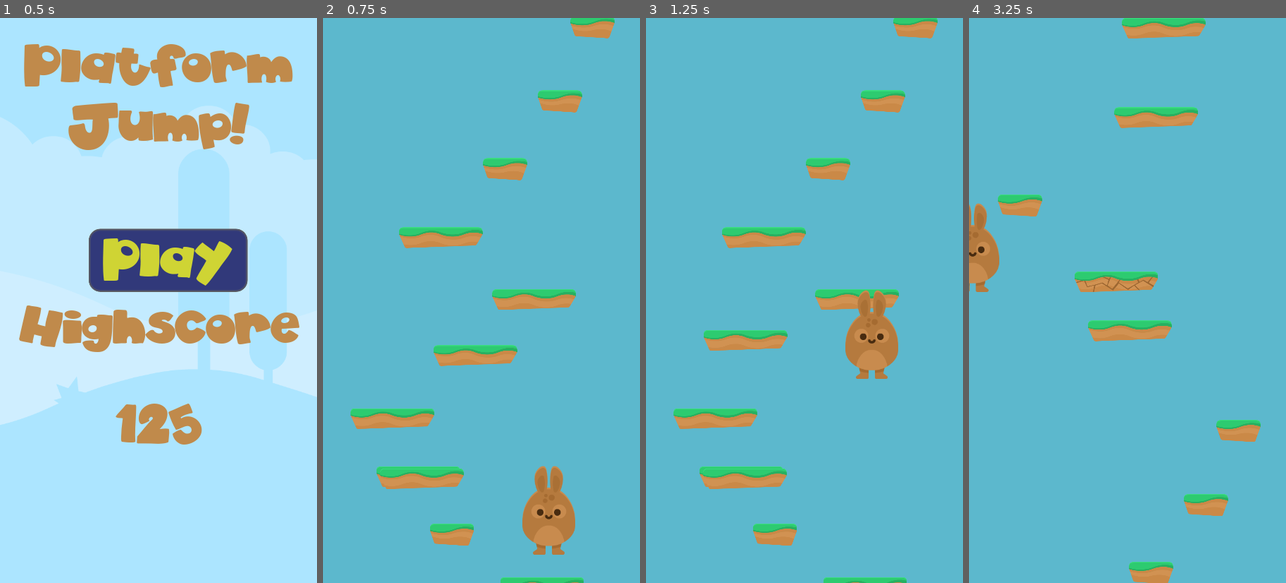
Above: before the commit, frames 1-4 (left to right).
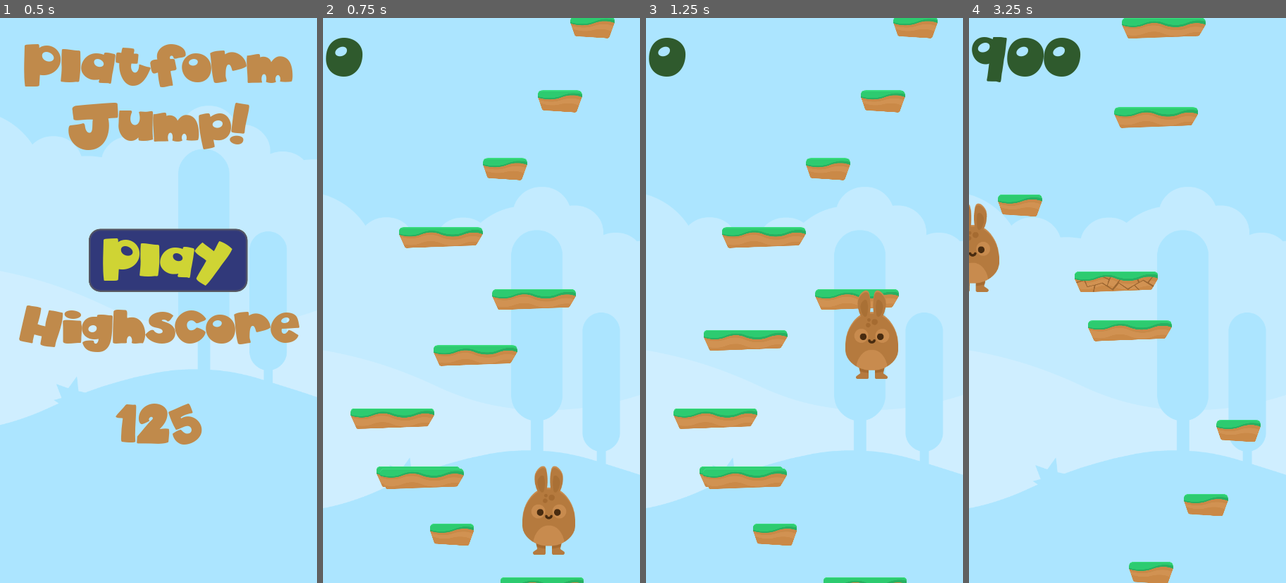
Above: after the commit, the same moments.

Repository: guilhermehto/platform-jump
Game: Godot game, scene res://scenes/Menu.tscn
The game is run twice, just before and just after one commit, with the same random seed, the same clock (stepped at 60 frames per second) and the same inputs.
Inputs:
- Up to frame 1 (0.5 s): no input
- Up to frame 2 (0.75 s): click "Play" at 0.5 s
- Up to frame 3 (1.25 s): no input
- Up to frame 4 (3.25 s): tap Enter (ui_accept) at 1.25, 1.52, 2.27 s; hold Right (ui_right) 1.28-2.03 s; hold Left (ui_left) 2.03-2.78 s; hold Right (ui_right) from 2.78 s (still down)

Frame 1 is identical in both runs. In frame 2, 92% of the frame differs, in the area x 0-100%, y 0-100%; in frame 3, 92%; in frame 4, 94%.

Commit message:
Display the score

Diff:
--- a/scenes/Game.tscn
+++ b/scenes/Game.tscn
@@ -6,8 +6,13 @@
 [ext_resource path="res://scenes/GrassPlatformBreak.tscn" type="PackedScene" id=4]
 [ext_resource path="res://scenes/MovingGrassPlatform.tscn" type="PackedScene" id=5]
 [ext_resource path="res://scenes/Player.tscn" type="PackedScene" id=6]
+[ext_resource path="res://fonts/adaDylan_96.tres" type="DynamicFont" id=7]
+[ext_resource path="res://background/bg_layer1.png" type="Texture" id=8]
+[ext_resource path="res://background/bg_layer2.png" type="Texture" id=9]
+[ext_resource path="res://background/bg_layer3.png" type="Texture" id=10]
+[ext_resource path="res://background/bg_layer4.png" type="Texture" id=11]
 
-[node name="Game" type="Node"]
+[node name="Game" type="Node" index="0"]
 
 script = ExtResource( 1 )
 platforms = [ ExtResource( 2 ), ExtResource( 3 ) ]
@@ -33,4 +38,71 @@
 
 position = Vector2( 512.846, 32.3212 )
 
+[node name="UI" type="CanvasLayer" parent="." index="5"]
+
+layer = 5
+offset = Vector2( 0, 0 )
+rotation = 0.0
+scale = Vector2( 1, 1 )
+transform = Transform2D( 1, 0, 0, 1, 0, 0 )
+
+[node name="Score" type="RichTextLabel" parent="UI" index="0"]
+
+anchor_left = 0.0
+anchor_top = 0.0
+anchor_right = 0.0
+anchor_bottom = 0.0
+margin_left = 7.0
+margin_top = 25.0
+margin_right = 391.0
+margin_bottom = 203.0
+rect_pivot_offset = Vector2( 0, 0 )
+rect_clip_content = true
+mouse_filter = 0
+mouse_default_cursor_shape = 0
+size_flags_horizontal = 1
+size_flags_vertical = 1
+custom_fonts/normal_font = ExtResource( 7 )
+custom_colors/default_color = Color( 0.184634, 0.355469, 0.179123, 1 )
+bbcode_enabled = false
+bbcode_text = ""
+visible_characters = -1
+percent_visible = 1.0
+meta_underlined = true
+tab_size = 4
+text = "967"
+scroll_active = true
+scroll_following = false
+selection_enabled = false
+override_selected_font_color = false
+_sections_unfolded = [ "custom_colors", "custom_fonts" ]
+
+[node name="Background" type="CanvasLayer" parent="." index="6"]
+
+layer = -5
+offset = Vector2( 0, 0 )
+rotation = 0.0
+scale = Vector2( 1, 1 )
+transform = Transform2D( 1, 0, 0, 1, 0, 0 )
+
+[node name="Sprite" type="Sprite" parent="Background" index="0"]
+
+position = Vector2( 196.472, 608.446 )
+texture = ExtResource( 8 )
+
+[node name="Sprite2" type="Sprite" parent="Background" index="1"]
+
+position = Vector2( 196.472, 608.446 )
+texture = ExtResource( 9 )
+
+[node name="Sprite3" type="Sprite" parent="Background" index="2"]
+
+position = Vector2( 196.472, 608.446 )
+texture = ExtResource( 10 )
+
+[node name="Sprite4" type="Sprite" parent="Background" index="3"]
+
+position = Vector2( 196.472, 608.446 )
+texture = ExtResource( 11 )
+
 [connection signal="just_jumped" from="Player" to="." method="_on_Player_just_jumped"]
--- a/scenes/Menu.tscn
+++ b/scenes/Menu.tscn
@@ -401,7 +401,7 @@
 WindowDialog/styles/panel = null
 _sections_unfolded = [ "Button", "Button/colors", "Button/styles", "GraphEdit" ]
 
-[node name="Menu" type="Node" index="0"]
+[node name="Menu" type="Node"]
 
 script = ExtResource( 1 )
 
--- a/scripts/Game.gd
+++ b/scripts/Game.gd
@@ -3,6 +3,9 @@
 
 export(Array) var platforms
 export(Array) var special_platforms
+
+onready var player = $Player
+onready var score_text = $UI/Score
 
 const MIN_INTERVAL = 100
 const MAX_INTERVAL = 250
@@ -22,6 +25,10 @@
 	current_min_interval = MIN_INTERVAL
 	screen_size = get_viewport().get_visible_rect().size.x
 	_spawn_first_platforms()
+
+func _process(delta):
+	score_text.text = str(player.score)
+
 
 func _spawn_first_platforms():
 	for counter in range(INITIAL_PLATFORMS_COUNT):
--- a/scripts/Player.gd
+++ b/scripts/Player.gd
@@ -18,12 +18,15 @@
 var current_gravity = 0
 var highest_reached_position = 300
 var death_position_offset = 1200
+var score = 0
+
 
 signal just_jumped
 
 
 
 func _ready():
+	score = abs(highest_reached_position) - 300
 	screen_width = get_viewport_rect().size.x
 	half_sprite_width = animated_sprite.frames.get_frame("idle", 0).get_width() / 2
 	current_gravity = GRAVITY
@@ -39,6 +42,8 @@
 
 
 	highest_reached_position = position.y if position.y < highest_reached_position else highest_reached_position
+	score = int(abs(highest_reached_position) - 300)
+	score = score if score > 0 else 0
 	if position.y >= highest_reached_position + death_position_offset:
 		die()
 
Not shown: 1 places in scenes/Game.tscn that only renumber resources
